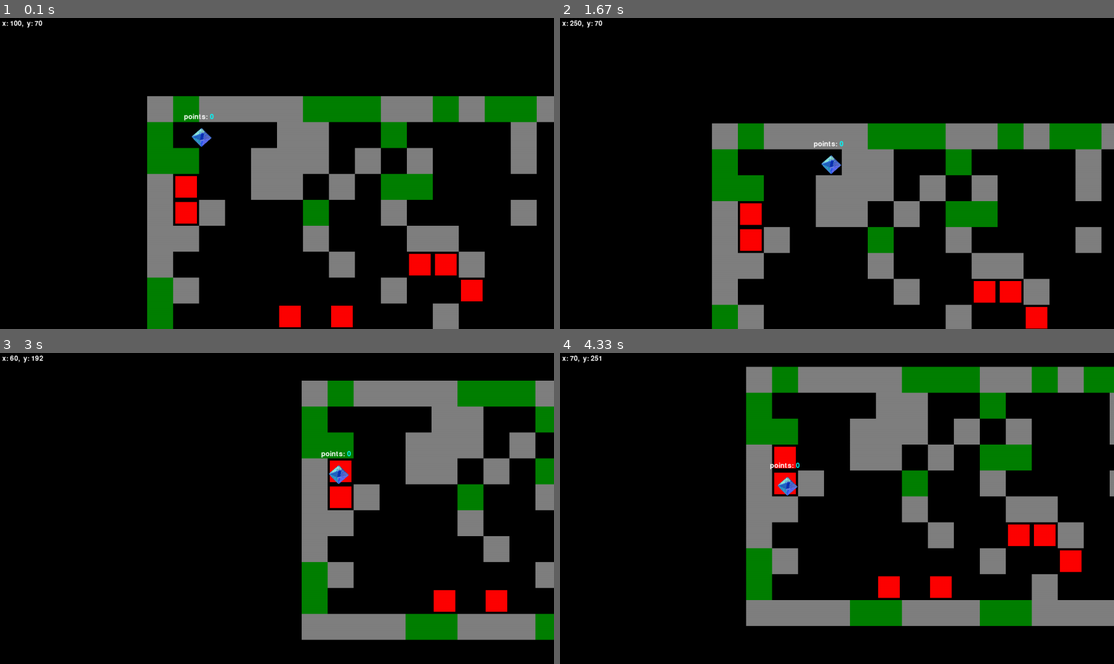
Above: before the commit, frames 1-4 (two rows, left to right).
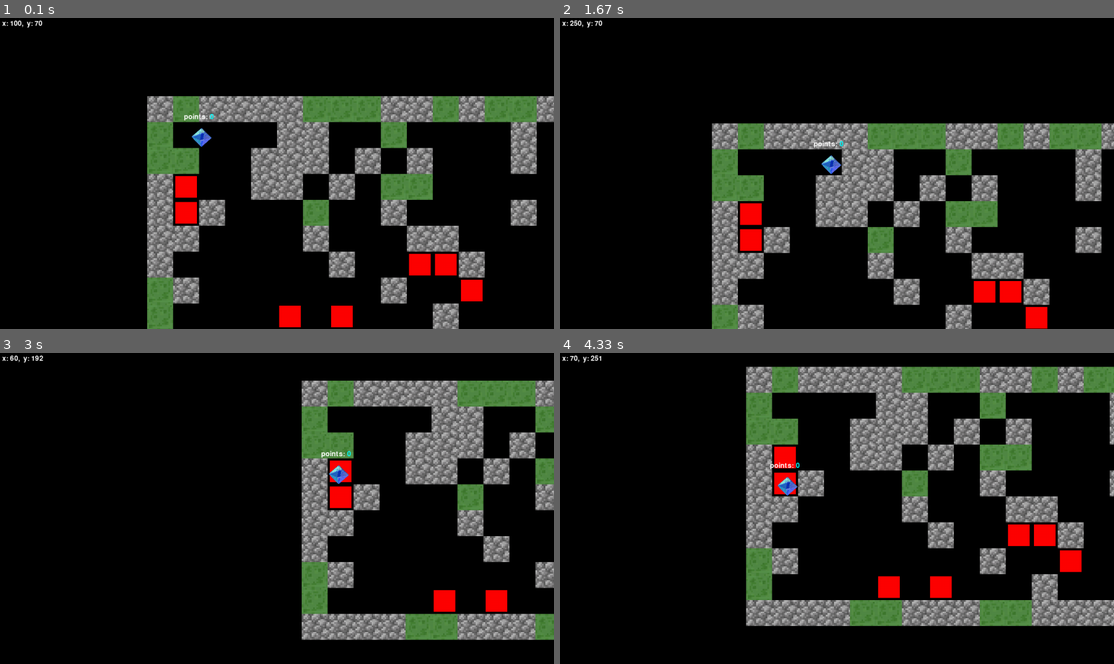
Above: after the commit, the same moments.

Repository: zwiq123/Gra_Pygame_nr1
Game: pygame game, started from scripts/main.py
Two runs of this game, one before a commit and one after it. Both use one fixed random seed, a clock stepped at 60 frames per second and the inputs below.
Inputs (mouse positions are in pixels of both pictures, inside the frame that each line leads up to):
- Up to frame 1 (0.1 s): no input
- Up to frame 2 (1.67 s): hold D 0.33-0.8 s; move the mouse to (814, 185) at 0.37 s; hold W 0.83-1.13 s; move the mouse to (1014, 164) at 0.87 s; hold D 1.17-1.63 s; move the mouse to (837, 195) at 1.2 s
- Up to frame 3 (3 s): hold A 1.67-2.2 s; move the mouse to (144, 511) at 1.7 s; hold S 2.23-2.53 s; move the mouse to (332, 576) at 2.27 s; hold A 2.57-2.97 s; move the mouse to (105, 580) at 2.6 s
- Up to frame 4 (4.33 s): hold W 3-3.37 s; move the mouse to (920, 399) at 3.03 s; hold D 3.4-4.03 s; move the mouse to (1041, 617) at 3.43 s; hold S from 4.07 s (still down); move the mouse to (903, 536) at 4.1 s

The runs differ from the first frame. In frame 1, 13% of the frame differs, in the area x 26-100%, y 25-100%; in frame 2, 12%; in frame 3, 11%; in frame 4, 15%, in the area x 33-100%, y 4-88%.

Commit message:
changed wall texture

Diff:
--- a/scripts/objects/player.py
+++ b/scripts/objects/player.py
@@ -4,7 +4,7 @@
 
 class Player(GameObject):
     def __init__(self, x, y, game):
-        super().__init__(x, y, 50, 50, "../textures/Ramiel.png", game)
+        super().__init__(x, y, 50, 50, "textures/Ramiel.png", game)
         super().set_color((255, 255, 0))
         self.xVel = 0
         self.yVel = 0
--- a/scripts/objects/wall.py
+++ b/scripts/objects/wall.py
@@ -1,15 +1,17 @@
 from .gameObject import GameObject
+import pygame
 
 
 class Wall(GameObject):
     def __init__(self, x, y, width, height, game):
-        super().__init__(x, y, width, height, None, game)
+        super().__init__(x, y, width, height, "textures/cobble.png", game)
         self.isBouncy = False
         super().set_color((128, 128, 128))
 
     def set_bouncy(self):
         self.isBouncy = True
         super().set_color((0, 128, 0))
+        self.img = pygame.transform.scale(pygame.image.load("textures/slime_block.png"), (self.width, self.height))
 
     def draw(self, offset):
         super().draw(offset)
Binary file added: textures/cobble.png
Binary file added: textures/slime_block.png
